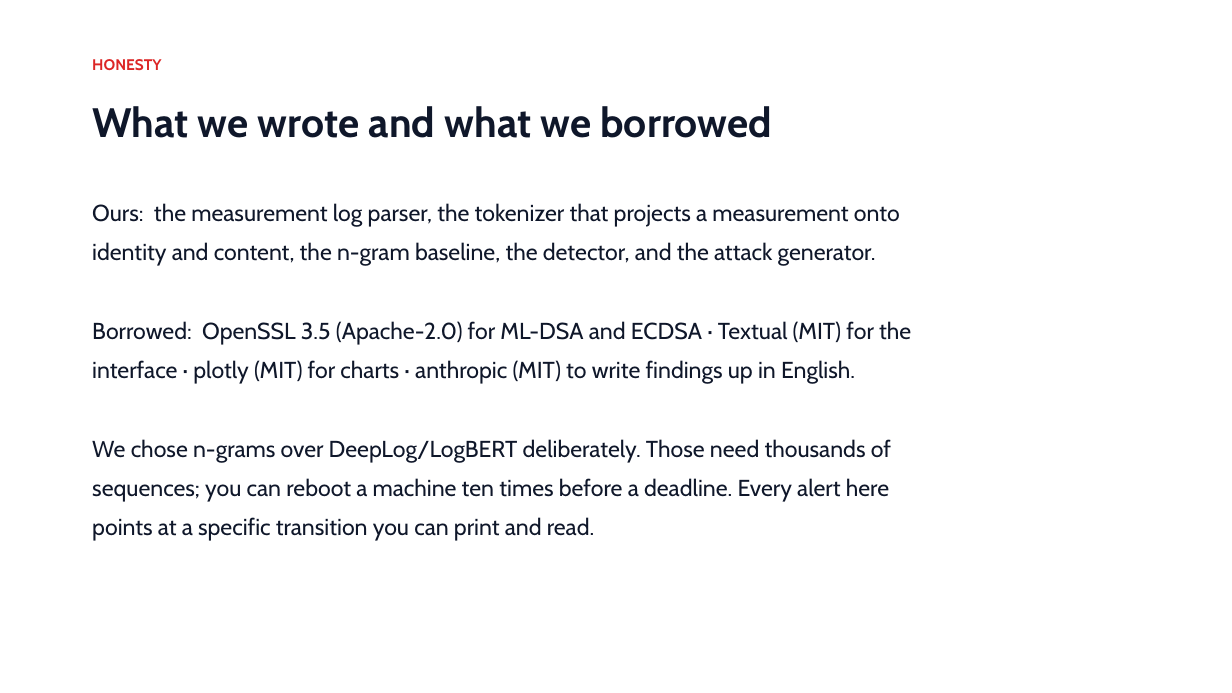
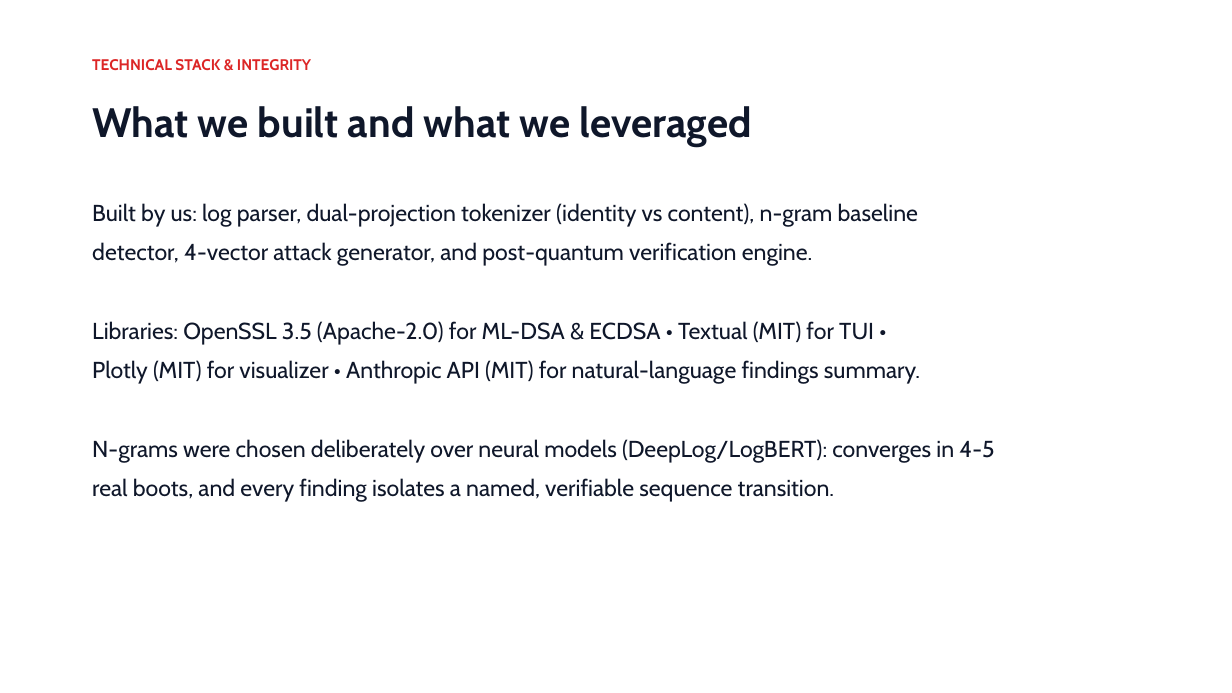
Before and after one commit to basithladdu/prahari, a slide deck: slide 9 of docs/PRAHARI.pptx. Drawn at 1232x693 pixels with LibreOffice and Linux fonts; fonts in the diff are those of the drawing. Boxes give left, top, right and bottom in pixels: in the first picture for what was removed or moved away, otherwise in the second. Text is boxed around its words. In the diff, an @@ line names an element or a change of style, - is before the commit and + after.

```diff
--- a/docs/PRAHARI.pptx
+++ b/docs/PRAHARI.pptx
@@ text at [92, 59, 311, 70]: text changed @@
-HONESTY
+TECHNICAL STACK & INTEGRITY
@@ text at [92, 106, 752, 147]: text changed @@
-What we wrote and what we borrowed
+What we built and what we leveraged
@@ text at [92, 203, 994, 502]: text changed @@
-Ours: the measurement log parser, the tokenizer that projects a measurement onto
-identity and content, the n-gram baseline, the detector, and the attack generator.
-Borrowed: OpenSSL 3.5 (Apache-2.0) for ML-DSA and ECDSA · Textual (MIT) for the
-interface · plotly (MIT) for charts · anthropic (MIT) to write findings up in English.
-We chose n-grams over DeepLog/LogBERT deliberately. Those need thousands of
-sequences; you can reboot a machine ten times before a deadline. Every alert here
-points at a specific transition you can print and read.
+Built by us: log parser, dual-projection tokenizer (identity vs content), n-gram baseline
+detector, 4-vector attack generator, and post-quantum verification engine.
+Libraries: OpenSSL 3.5 (Apache-2.0) for ML-DSA & ECDSA • Textual (MIT) for TUI •
+Plotly (MIT) for visualizer • Anthropic API (MIT) for natural-language findings summary.
+N-grams were chosen deliberately over neural models (DeepLog/LogBERT): converges in 4-5
+real boots, and every finding isolates a named, verifiable sequence transition.
```
Also in this commit, not shown: 6 other slides changed.
